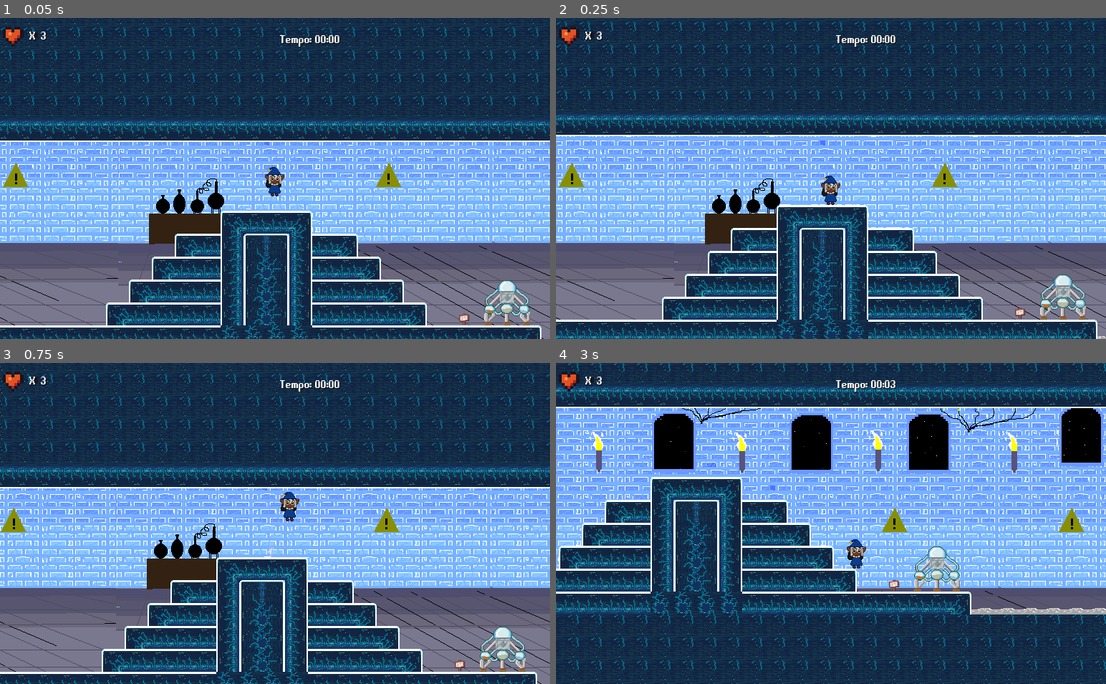
Above: before the commit, frames 1-4 (two rows, left to right).
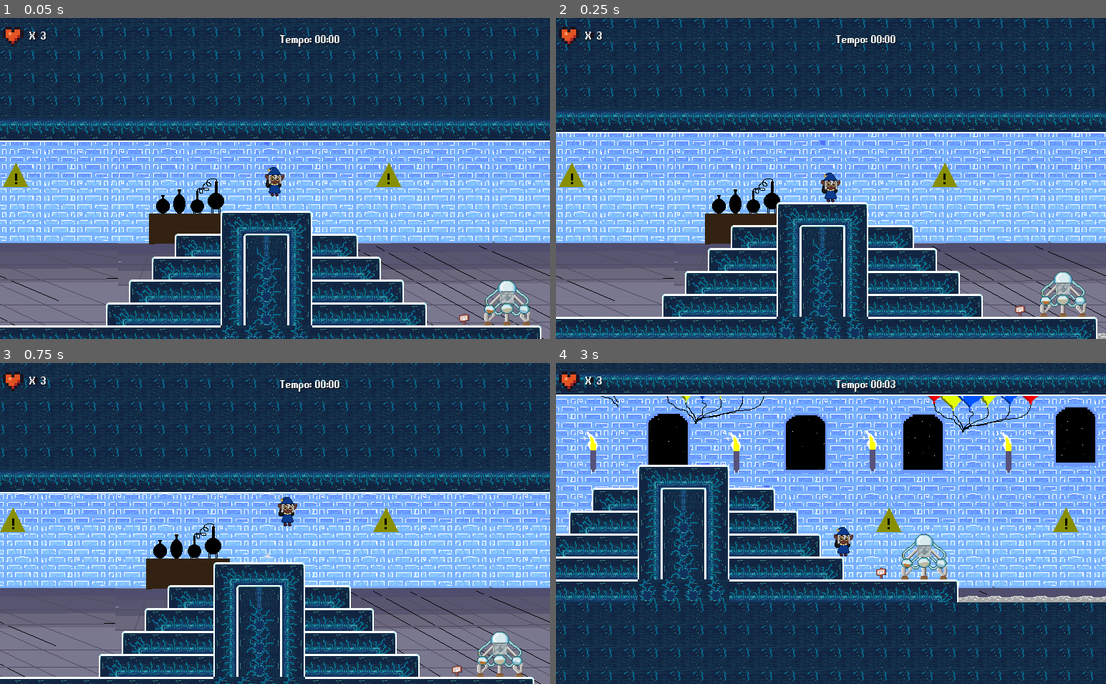
Above: after the commit, the same moments.

Repository: Eduardo-Pyment/Alquimista_dos_Sonhos-A_ultima_semente
Game: Godot game, scene res://Fases/fase_2.tscn
Same seed, same stepped clock (60 frames per second), same inputs: the game is played once before the commit and once after it. This scene is started directly instead of the project's main scene.
Inputs:
- Up to frame 1 (0.05 s): no input
- Up to frame 2 (0.25 s): no input
- Up to frame 3 (0.75 s): tap Enter (ui_accept) at 0.5 s; hold Right (ui_right) from 0.53 s (still down)
- Up to frame 4 (3 s): tap Enter (ui_accept) at 0.77, 1.52 s; release Right (ui_right) at 1.28 s; hold Left (ui_left) 1.28-2.03 s; hold Right (ui_right) 2.03-2.78 s; hold Up (ui_up) from 2.78 s (still down)

Frame 1 is identical in both runs. In frame 2, 16% of the frame differs, in the area x 0-100%, y 0-100%; in frame 3, 23%; in frame 4, 42%.

Commit message:
Bug de música se repetindo na fase 2 e 3 corrigido

Diff:
--- a/Fases/fase_2.tscn
+++ b/Fases/fase_2.tscn
@@ -799,7 +799,6 @@
 limit_bottom = 1984
 limit_smoothed = true
 position_smoothing_enabled = true
-position_smoothing_speed = 3.0
 editor_draw_limits = true
 editor_draw_drag_margin = true
 script = ExtResource("4_avdjn")
--- a/Menus/MenuPause/MenuPause.gd
+++ b/Menus/MenuPause/MenuPause.gd
@@ -18,7 +18,7 @@
 	load_opcoes()
 
 
-func _process(delta):
+func _process(_delta):
 	pass
 
 func _unhandled_input(event):
--- a/Scenes/Itens/Ag_flutuante.tscn
+++ b/Scenes/Itens/Ag_flutuante.tscn
@@ -181,6 +181,7 @@
 scale = Vector2(0.7, 0.7)
 motion_mode = 1
 script = SubResource("GDScript_r48vn")
+VelocidadeMovimento = 253.0
 
 [node name="CollisionShape2D" type="CollisionShape2D" parent="."]
 shape = SubResource("CircleShape2D_8a1jc")
--- a/Scenes/Itens/Cl_flutuante.tscn
+++ b/Scenes/Itens/Cl_flutuante.tscn
@@ -25,7 +25,7 @@
 	if AlvoMovimento != null:
 		AgenteNavegacao.target_position = PontoAlvo
 
-func _process(delta):
+func _process(_delta):
 	if Globais.base >= 1:
 		$AnimatedSprite2D.play(\"destroy\")
 func _destroy():
@@ -191,6 +191,7 @@
 collision_mask = 32
 motion_mode = 1
 script = SubResource("GDScript_r48vn")
+VelocidadeMovimento = 271.0
 
 [node name="CollisionShape2D" type="CollisionShape2D" parent="."]
 shape = SubResource("CircleShape2D_8a1jc")
--- a/Scenes/Itens/Cu_flutuante.tscn
+++ b/Scenes/Itens/Cu_flutuante.tscn
@@ -181,6 +181,7 @@
 scale = Vector2(0.7, 0.7)
 motion_mode = 1
 script = SubResource("GDScript_r48vn")
+VelocidadeMovimento = 252.0
 
 [node name="CollisionShape2D" type="CollisionShape2D" parent="."]
 shape = SubResource("CircleShape2D_8a1jc")
--- a/Scenes/Itens/Na_flutuante.tscn
+++ b/Scenes/Itens/Na_flutuante.tscn
@@ -25,7 +25,7 @@
 	if AlvoMovimento != null:
 		AgenteNavegacao.target_position = PontoAlvo
 
-func _process(delta):
+func _process(_delta):
 	if Globais.base >= 1:
 		$AnimatedSprite2D.play(\"destroy\")
 func _destroy():
@@ -191,6 +191,7 @@
 collision_mask = 0
 motion_mode = 1
 script = SubResource("GDScript_r48vn")
+VelocidadeMovimento = 270.0
 
 [node name="CollisionShape2D" type="CollisionShape2D" parent="."]
 shape = SubResource("CircleShape2D_8a1jc")
--- a/Scenes/Itens/Zn_flutuante.tscn
+++ b/Scenes/Itens/Zn_flutuante.tscn
@@ -181,6 +181,7 @@
 scale = Vector2(0.7, 0.7)
 motion_mode = 1
 script = SubResource("GDScript_r48vn")
+VelocidadeMovimento = 251.0
 
 [node name="CollisionShape2D" type="CollisionShape2D" parent="."]
 shape = SubResource("CircleShape2D_8a1jc")
--- a/Scripts/MusicController.gd
+++ b/Scripts/MusicController.gd
@@ -17,7 +17,11 @@
 		bg_music_fase_1.play()
 	if get_tree().current_scene == level_2:
 		MusicController.bg_music_fase_1.stop()
+		MusicController.bg_music_fase_2.stop()
+		MusicController.bg_music_fase_3.stop()
 		bg_music_fase_2.play()
 	if get_tree().current_scene == level_3:
+		MusicController.bg_music_fase_1.stop()
 		MusicController.bg_music_fase_2.stop()
+		MusicController.bg_music_fase_3.stop()
 		bg_music_fase_3.play()
--- a/Scripts/TEMP.gd
+++ b/Scripts/TEMP.gd
@@ -8,5 +8,5 @@
 
 
 # Called every frame. 'delta' is the elapsed time since the previous frame.
-func _process(delta):
+func _process(_delta):
 	text = "state : " + state_machine.current_state.name
--- a/Scripts/ar_state.gd
+++ b/Scripts/ar_state.gd
@@ -5,7 +5,7 @@
 @export var pouso_state : state
 @export var animacao_pousando : String = "Pouso"
 
-func state_process(delta):
+func state_process(_delta):
 	if(Player.is_on_floor()):
 		Proximo_state = pouso_state
 
--- a/Scripts/chao_state.gd
+++ b/Scripts/chao_state.gd
@@ -18,7 +18,7 @@
 #if PuloDisponivel && Input.is_action_just_pressed("ui_accept"):
 #	velocity.y = -VelocidadePulo
 #	PuloDisponivel = false
-func state_process(delta):
+func state_process(_delta):
 	if(!Player.is_on_floor()):
 		Proximo_state = ar_state
 	if Player.is_on_floor():
--- a/Scripts/state.gd
+++ b/Scripts/state.gd
@@ -9,10 +9,10 @@
 var Proximo_state : state
 var playback : AnimationNodeStateMachinePlayback
 
-func state_process(delta):
+func state_process(_delta):
 	pass
 
-func state_input(event : InputEvent):
+func state_input(_event : InputEvent):
 	pass
 
 func on_enter():
